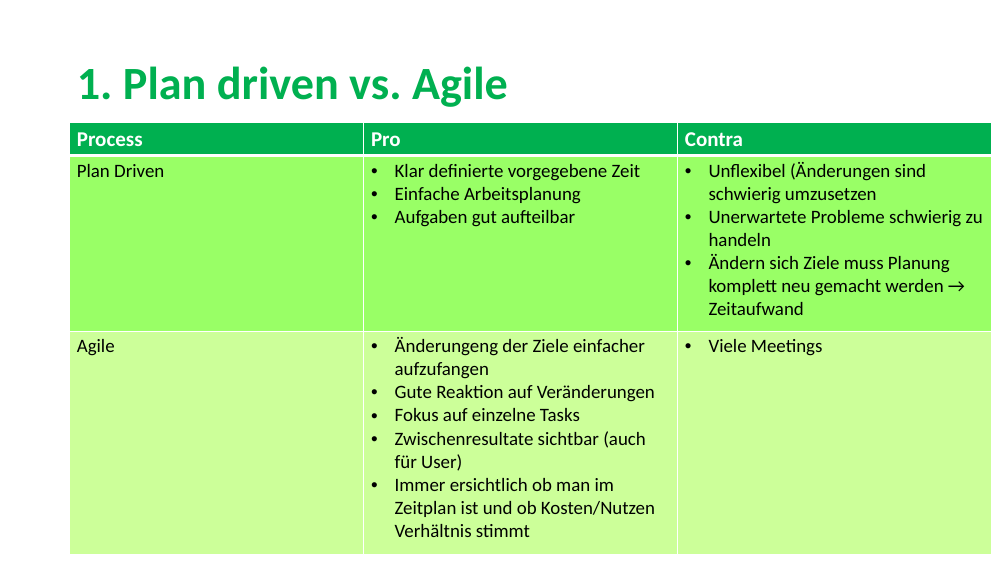
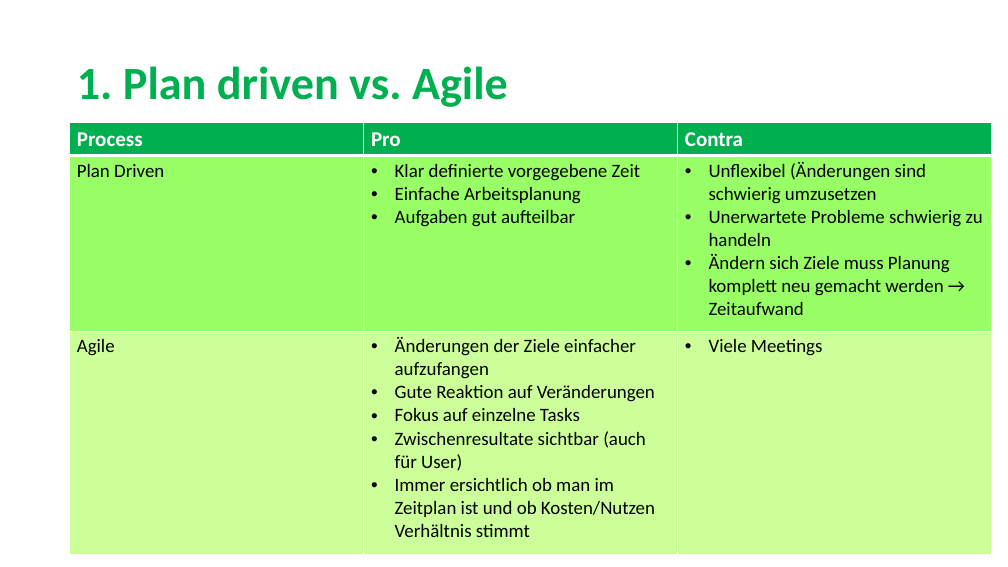
Before and after one commit to sarahmele/ch.bfh.btx8081.w2015.green, a slide deck: slide 3 of doc/task02/Task2.pptx. Drawn at 1008x567 pixels with LibreOffice and Linux fonts; fonts in the diff are those of the drawing. Boxes give left, top, right and bottom in pixels: in the first picture for what was removed or moved away, otherwise in the second. Text is boxed around its words. In the diff, an @@ line names an element or a change of style, - is before the commit and + after.

```diff
--- a/doc/task02/Task2.pptx
+++ b/doc/task02/Task2.pptx
@@ table at (70, 123, 991, 554) @@
-row 3, column 2: Änderungeng der Ziele einfacher aufzufangen / Gute Reaktion auf Veränderungen / Fokus auf einzelne Tasks / Zwischenresultate sichtbar (auch für User) / Immer ersichtlich ob man im Zeitplan ist und ob Kosten/Nutzen Verhältnis stimmt
+row 3, column 2: Änderungen der Ziele einfacher aufzufangen / Gute Reaktion auf Veränderungen / Fokus auf einzelne Tasks / Zwischenresultate sichtbar (auch für User) / Immer ersichtlich ob man im Zeitplan ist und ob Kosten/Nutzen Verhältnis stimmt
```
Also in this commit, not shown: 1 other slide changed, 1 slide added.
